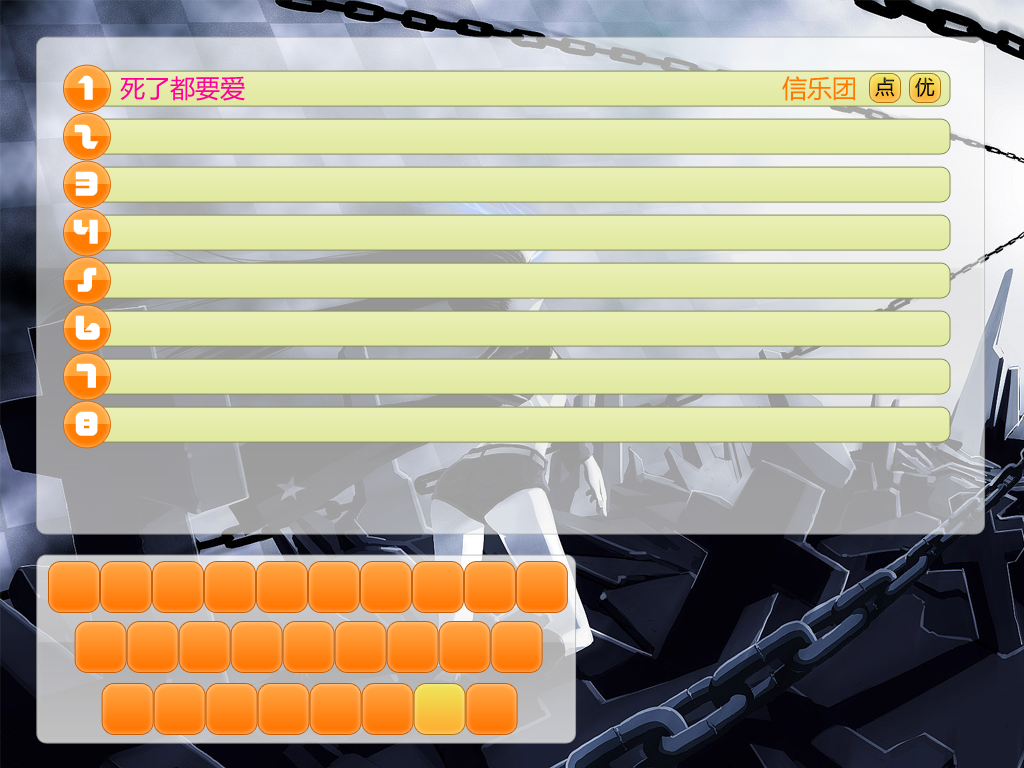
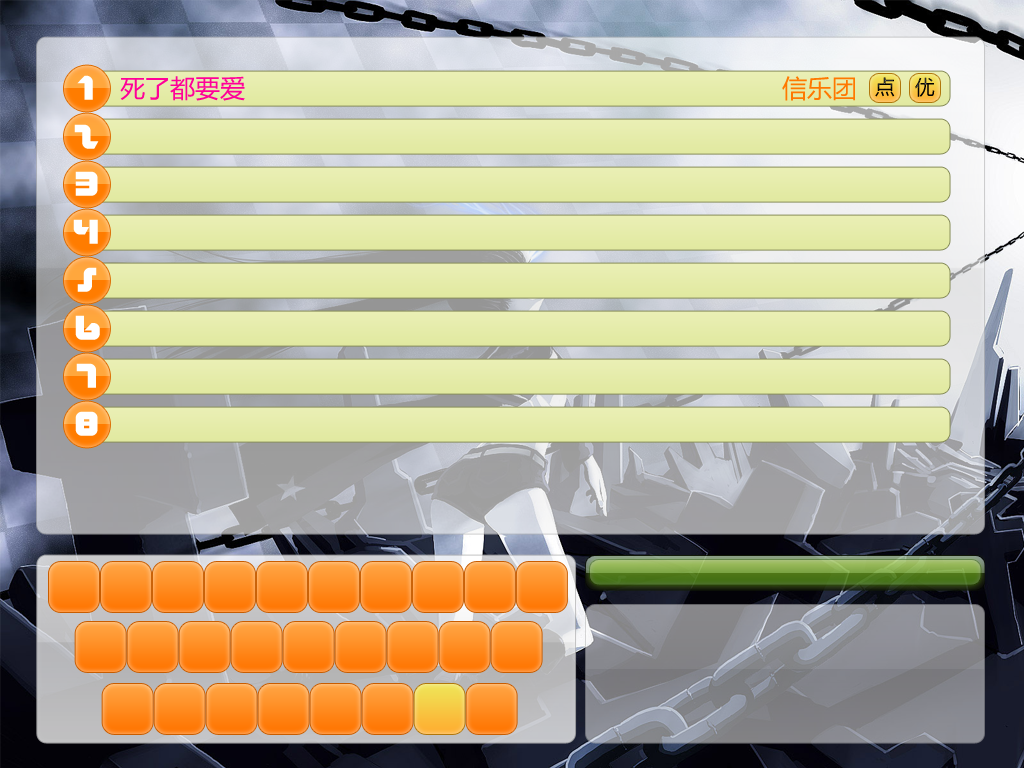
Revision of a layered 1024 x 768 image; what changed, layer by layer:
added layer "形状 7" (53%) in group "组 2" over [585, 604, 985, 744]
added layer "图层 5" in group "组 2" over [585, 555, 985, 591]
